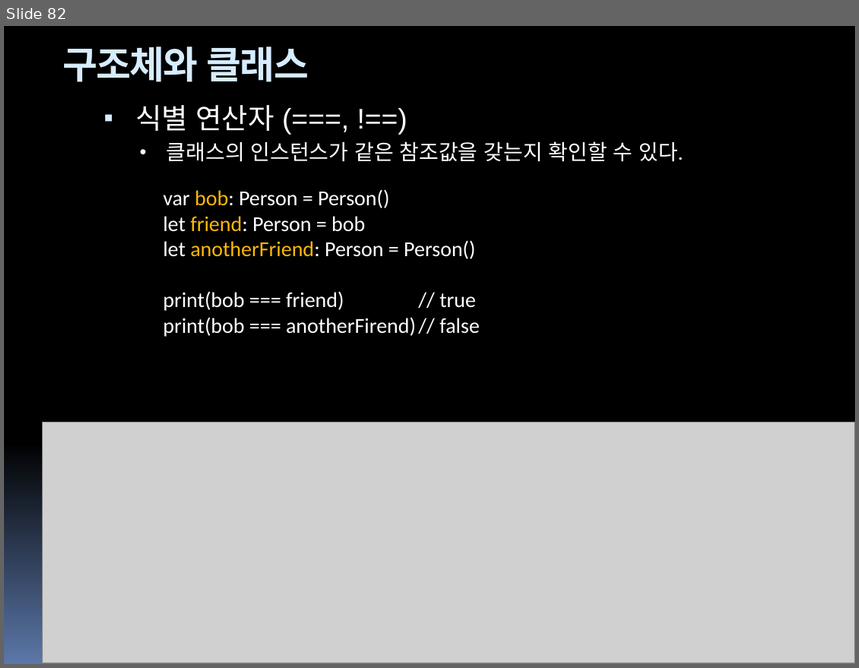
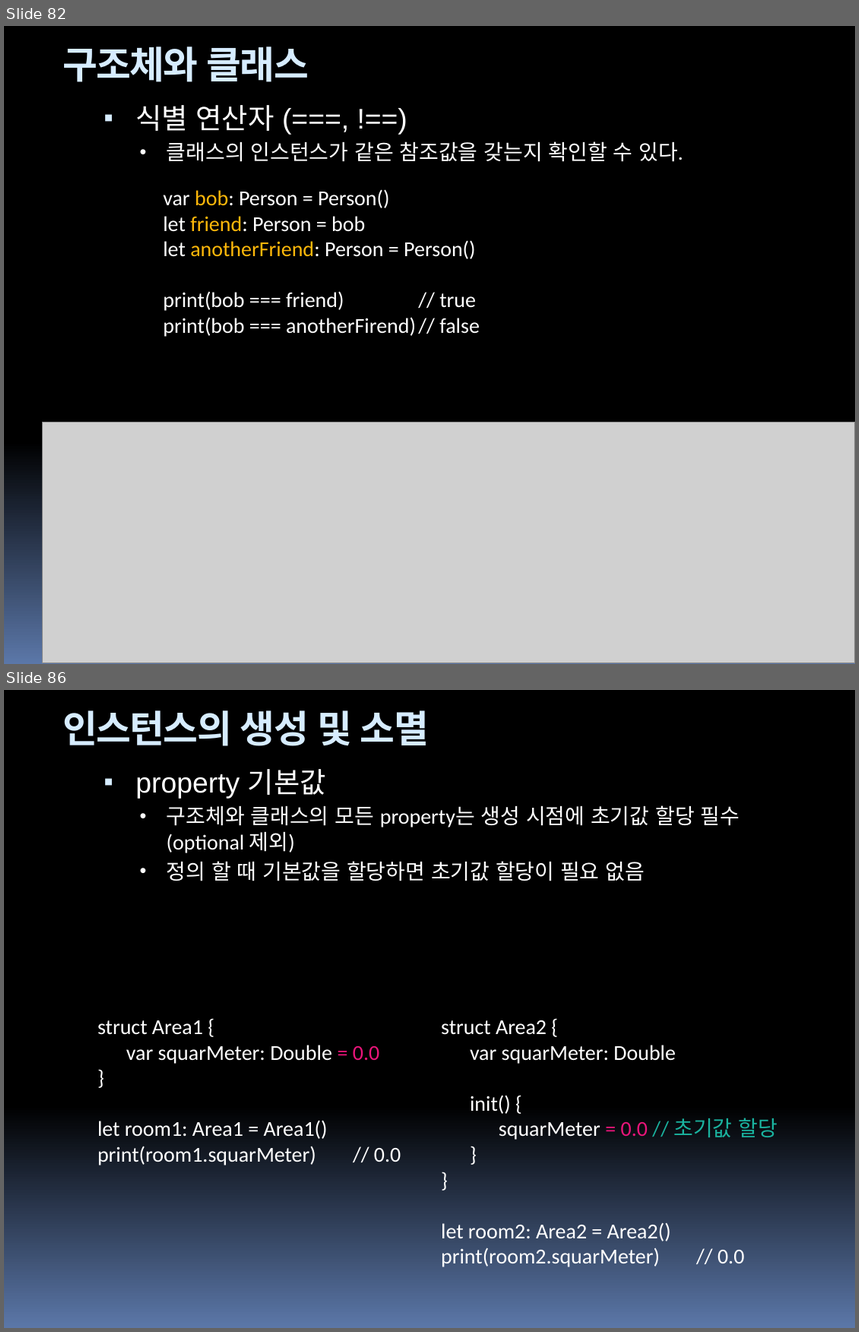
Before and after one commit to hounga13/helloSwift, a slide deck: Swift세미나자료.pptx. Shown one above the other, each under a label of ours: slide 82 before the commit, slides 82 and 86 after it; the slides between them are not shown. The pictures are 859x668 and 859x1332 pixels, drawn with LibreOffice and Linux fonts; fonts in the diff are those of the drawing; grey boxes stand for pictures. Boxes give left, top, right and bottom in pixels: in the first picture for what was removed or moved away, otherwise in the second. Text is boxed around its words. In the diff, an @@ line names an element or a change of style, - is before the commit and + after.

```diff
--- a/Swift세미나자료.pptx
+++ b/Swift세미나자료.pptx
@@ slide 86 added at bbox=[4, 690, 855, 1328], background gradient #000000 to #5B77A8; not listed: 4 template elements that a slide beside it also shows @@
@@ title added at bbox=[63, 711, 429, 746], 32 pt, text #D6ECFF, bold @@
+인스턴스의 생성 및 소멸
@@ text added at bbox=[135, 769, 740, 882], 18 pt, text #FFFFFF @@
+▪ property 기본값
+  • 구조체와 클래스의 모든 property는 생성 시점에 초기값 할당 필수
+    (optional 제외)
+  • 정의 할 때 기본값을 할당하면 초기값 할당이 필요 없음
@@ text added at bbox=[97, 1021, 401, 1166], 18 pt, text #FFFFFF @@
+struct Area1 {
+var squarMeter: Double = 0.0
+}
+let room1: Area1 = Area1()
+print(room1.squarMeter) // 0.0
@@ text added at bbox=[441, 1021, 778, 1268], 18 pt, text #FFFFFF @@
+struct Area2 {
+var squarMeter: Double
+init() {
+squarMeter = 0.0 // 초기값 할당
+}
+}
+let room2: Area2 = Area2()
+print(room2.squarMeter) // 0.0
```
Also in this commit, not shown: 17 other slides added, 2 other files.
